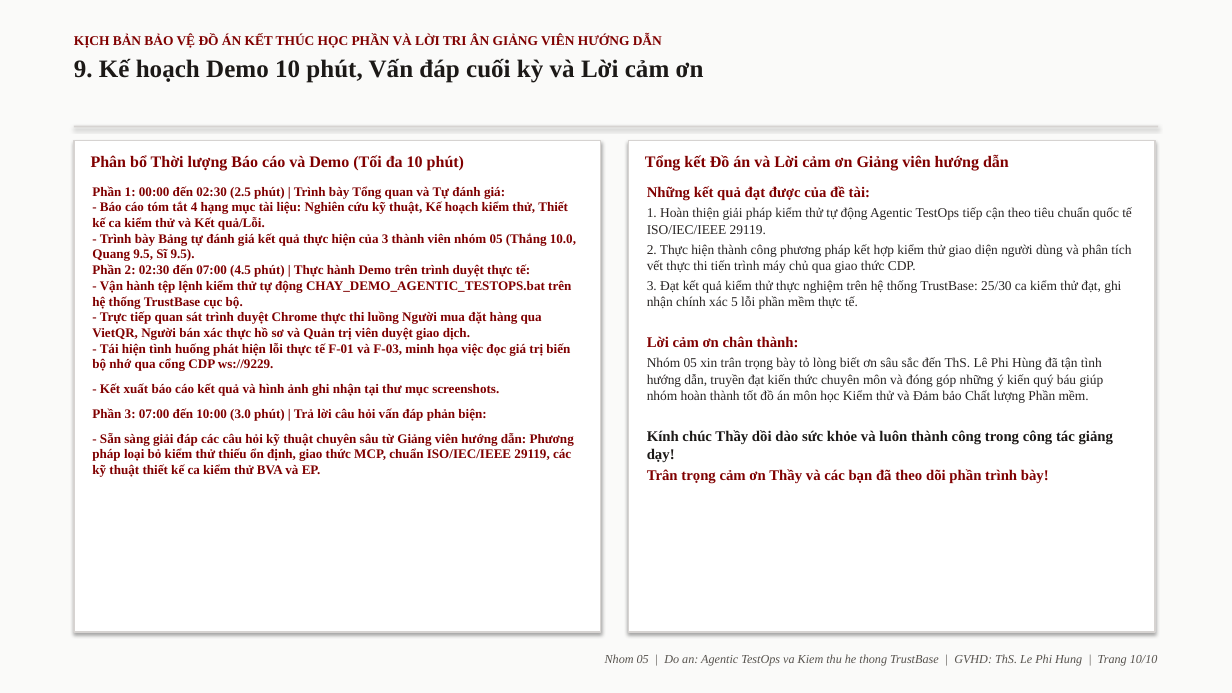
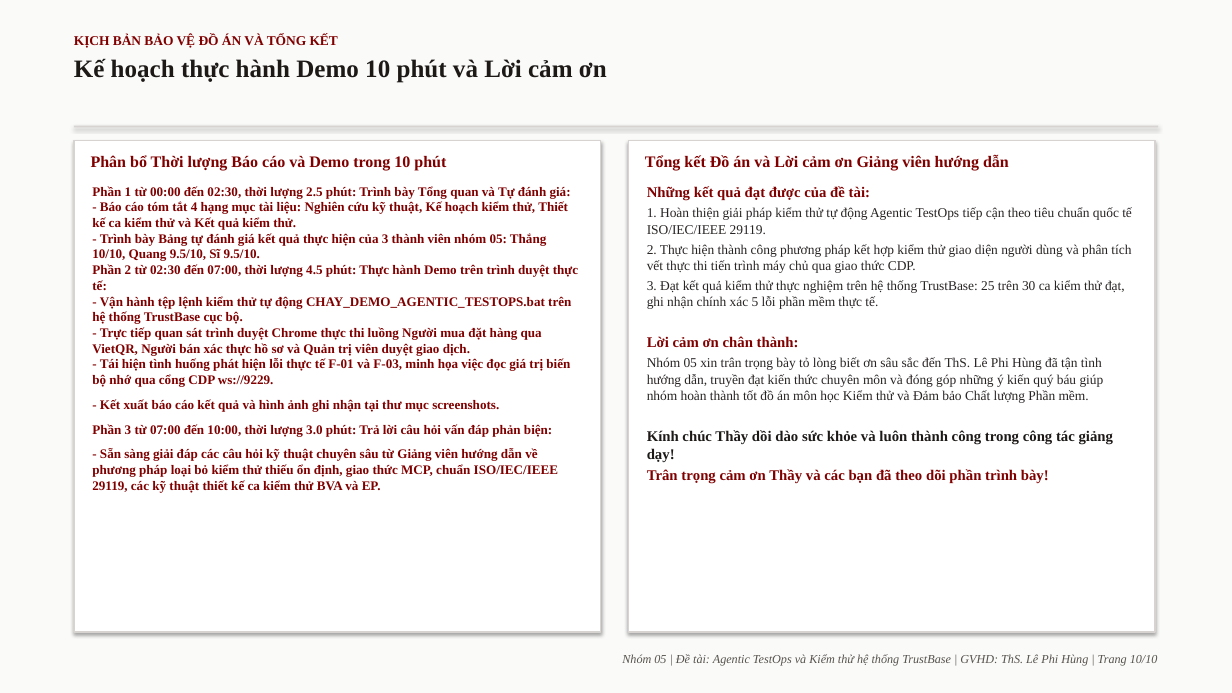
Before and after one commit to justpassingByte/agentic-test-ops, a slide deck: slide 10 of Nhom05_AgenticTestOps_ThuyetTrinh.pptx. Drawn at 1232x693 pixels with LibreOffice and Linux fonts; fonts in the diff are those of the drawing. Boxes give left, top, right and bottom in pixels: in the first picture for what was removed or moved away, otherwise in the second. Text is boxed around its words. In the diff, an @@ line names an element or a change of style, - is before the commit and + after.

```diff
--- a/Nhom05_AgenticTestOps_ThuyetTrinh.pptx
+++ b/Nhom05_AgenticTestOps_ThuyetTrinh.pptx
@@ text at [74,35,607,83]: text changed; size 10.5 to 19.5 pt; text colour #800000 to #1C1917 @@
-KỊCH BẢN BẢO VỆ ĐỒ ÁN KẾT THÚC HỌC PHẦN VÀ LỜI TRI ÂN GIẢNG VIÊN HƯỚNG DẪN
-9. Kế hoạch Demo 10 phút, Vấn đáp cuối kỳ và Lời cảm ơn
+KỊCH BẢN BẢO VỆ ĐỒ ÁN VÀ TỔNG KẾT
+Kế hoạch thực hành Demo 10 phút và Lời cảm ơn
@@ text at [91,155,446,171]: text changed @@
-Phân bổ Thời lượng Báo cáo và Demo (Tối đa 10 phút)
+Phân bổ Thời lượng Báo cáo và Demo trong 10 phút
@@ text at [92,186,578,492]: text changed @@
-Phần 1: 00:00 đến 02:30 (2.5 phút) | Trình bày Tổng quan và Tự đánh giá:
-- Báo cáo tóm tắt 4 hạng mục tài liệu: Nghiên cứu kỹ thuật, Kế hoạch kiểm thử, Thiết kế ca kiểm thử và Kết quả/Lỗi.
-- Trình bày Bảng tự đánh giá kết quả thực hiện của 3 thành viên nhóm 05 (Thắng 10.0, Quang 9.5, Sĩ 9.5).
-Phần 2: 02:30 đến 07:00 (4.5 phút) | Thực hành Demo trên trình duyệt thực tế:
-- Vận hành tệp lệnh kiểm thử tự động CHAY_DEMO_AGENTIC_TESTOPS.bat trên hệ thống TrustBase cục bộ.
-- Trực tiếp quan sát trình duyệt Chrome thực thi luồng Người mua đặt hàng qua VietQR, Người bán xác thực hồ sơ và Quản trị viên duyệt giao dịch.
-- Tái hiện tình huống phát hiện lỗi thực tế F-01 và F-03, minh họa việc đọc giá trị biến bộ nhớ qua cổng CDP ws://9229.
-- Kết xuất báo cáo kết quả và hình ảnh ghi nhận tại thư mục screenshots.
-Phần 3: 07:00 đến 10:00 (3.0 phút) | Trả lời câu hỏi vấn đáp phản biện:
-- Sẵn sàng giải đáp các câu hỏi kỹ thuật chuyên sâu từ Giảng viên hướng dẫn: Phương pháp loại bỏ kiểm thử thiếu ổn định, giao thức MCP, chuẩn ISO/IEC/IEEE 29119, các kỹ thuật thiết kế ca kiểm thử BVA và EP.
+Phần 1 từ 00:00 đến 02:30, thời lượng 2.5 phút: Trình bày Tổng quan và Tự đánh giá:
+- Báo cáo tóm tắt 4 hạng mục tài liệu: Nghiên cứu kỹ thuật, Kế hoạch kiểm thử, Thiết kế ca kiểm thử và Kết quả kiểm thử.
+- Trình bày Bảng tự đánh giá kết quả thực hiện của 3 thành viên nhóm 05: Thắng 10/10, Quang 9.5/10, Sĩ 9.5/10.
+Phần 2 từ 02:30 đến 07:00, thời lượng 4.5 phút: Thực hành Demo trên trình duyệt thực tế:
+- Vận hành tệp lệnh kiểm thử tự động CHAY_DEMO_AGENTIC_TESTOPS.bat trên hệ thống TrustBase cục bộ.
+- Trực tiếp quan sát trình duyệt Chrome thực thi luồng Người mua đặt hàng qua VietQR, Người bán xác thực hồ sơ và Quản trị viên duyệt giao dịch.
+- Tái hiện tình huống phát hiện lỗi thực tế F-01 và F-03, minh họa việc đọc giá trị biến bộ nhớ qua cổng CDP ws://9229.
+- Kết xuất báo cáo kết quả và hình ảnh ghi nhận tại thư mục screenshots.
+Phần 3 từ 07:00 đến 10:00, thời lượng 3.0 phút: Trả lời câu hỏi vấn đáp phản biện:
+- Sẵn sàng giải đáp các câu hỏi kỹ thuật chuyên sâu từ Giảng viên hướng dẫn về phương pháp loại bỏ kiểm thử thiếu ổn định, giao thức MCP, chuẩn ISO/IEC/IEEE 29119, các kỹ thuật thiết kế ca kiểm thử BVA và EP.
@@ text at [647,280,1125,309]: text changed @@
-3. Đạt kết quả kiểm thử thực nghiệm trên hệ thống TrustBase: 25/30 ca kiểm thử đạt, ghi nhận chính xác 5 lỗi phần mềm thực tế.
+3. Đạt kết quả kiểm thử thực nghiệm trên hệ thống TrustBase: 25 trên 30 ca kiểm thử đạt, ghi nhận chính xác 5 lỗi phần mềm thực tế.
@@ text at [622,654,1158,666]: text changed @@
-Nhom 05 | Do an: Agentic TestOps va Kiem thu he thong TrustBase | GVHD: ThS. Le Phi Hung | Trang 10/10
+Nhóm 05 | Đề tài: Agentic TestOps và Kiểm thử hệ thống TrustBase | GVHD: ThS. Lê Phi Hùng | Trang 10/10
```
Also in this commit, not shown: 9 other slides changed, 1 other file.
